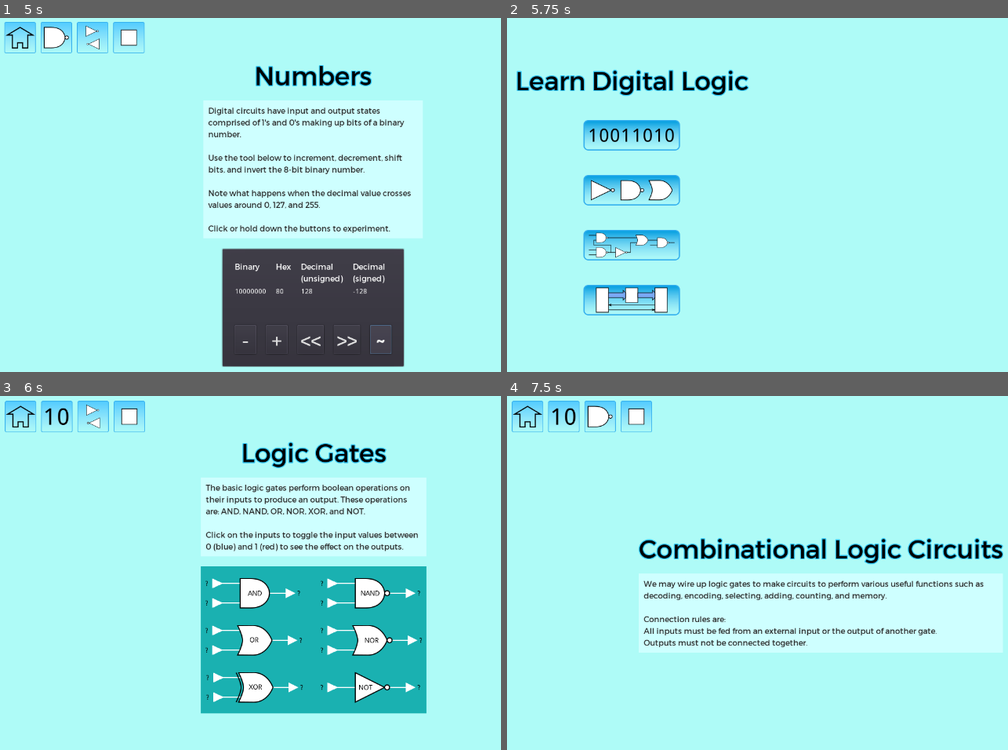
Above: before the commit, frames 1-4 (two rows, left to right).
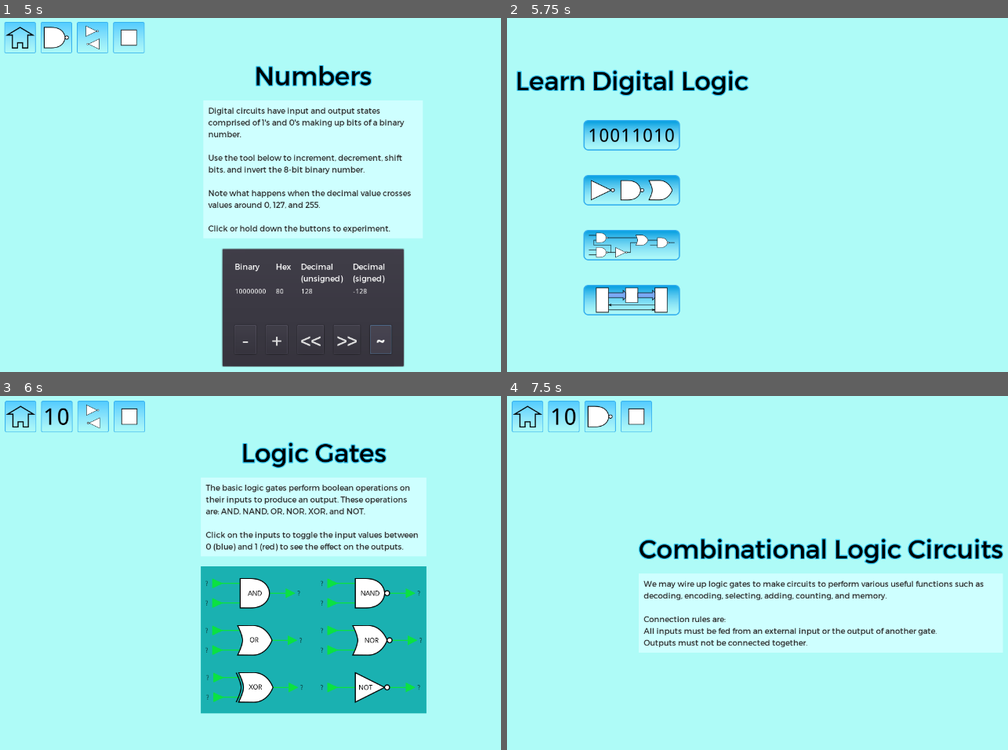
Above: after the commit, the same moments.

Repository: andrew-wilkes/digital-logic
Game: Godot game, scene res://Main.tscn
Same seed, same stepped clock (60 frames per second), same inputs: the game is played once before the commit and once after it.
Inputs (mouse positions are in pixels of both pictures, inside the frame that each line leads up to):
- Up to frame 1 (5 s): click (125, 134) at 0.5 s; click "-" at 1.25 s; click "+" at 2 s; click "<<" at 2.75 s; click ">>" at 3.5 s; click "~" at 4.25 s
- Up to frame 2 (5.75 s): click (527, 39) at 5 s
- Up to frame 3 (6 s): click (125, 569) at 5.75 s
- Up to frame 4 (7.5 s): click (527, 417) at 6.5 s; click (632, 622) at 7.25 s

Frames 1-2 are identical in both runs. In frame 3, 0.9% of the frame differs, in the area x 41-85%, y 51-87%; in frame 4, nothing differs.

Commit message:
Improve highlighting of connector pins

Diff:
--- a/game/Circuit.gd
+++ b/game/Circuit.gd
@@ -207,6 +207,8 @@
 	# Delete wire on release of mouse button
 	if event is InputEventMouseButton:
 		if g.wire &&  !event.pressed:
+			if g.wire.start_pin.wires.size() < 2:
+				g.wire.start_pin.show_it()
 			g.wire.delete()
 			g.wire = null
 		if event.pressed && event.button_index == 2:
@@ -260,9 +262,11 @@
 	if part:
 		part.highlight_pin = true
 		part.highlight_part = true
-		if part.is_ext_input and !part.dropped:
-			part.change_input_state(false) # Set level to trigger updates of states
-		part.dropped = true
+		if !part.dropped:
+			part.highlight_pins() # On first drop
+			part.dropped = true
+			if part.is_ext_input:
+				part.change_input_state(false) # Set level to trigger updates of states
 		part = null
 		call_deferred("route_all_wires")
 
@@ -287,21 +291,22 @@
 
 
 func pinclick(gate, pin):
-	if g.wire:
-		# Delete uncompleted wire
-		g.wire.delete()
-		g.wire = null
 	if pin.is_output:
 		var wire = wire_scene.instance()
 		wire.start_pin = pin
+		pin.hide_it()
 		pin.wires.append(wire)
 		g.wire = wire
 		var pos = gate.position + pin.position
 		g.wire.points = [pos, pos]
 		$Wires.add_child(wire)
 	else:
+		# It's an input pin
 		if pin.wires.size() > 0:
-			pin.wires[0].delete()
+			var w = pin.wires[0]
+			if w.start_pin.wires.size() < 2:
+				w.start_pin.show_it()
+			w.delete()
 
 
 func _draw():
--- a/game/parts/Gate.gd
+++ b/game/parts/Gate.gd
@@ -13,13 +13,13 @@
 	connect_signals()
 	var i = 0
 	for node in $Inputs.get_children():
-		pin_exit(node) # Hide
+		node.hide_it()
 		inputs.append(false)
 		node.id = i
 		connect_pin(node)
 		i += 1
-	pin_exit($Q) # Hide
 	connect_pin($Q)
+	$Q.hide_it()
 	$Q.is_output = true
 	set_output(true)
 
--- a/game/parts/Input.gd
+++ b/game/parts/Input.gd
@@ -8,7 +8,7 @@
 	connect_signals()
 	connect_pin($Q)
 	$Q.is_output = true
-	pin_exit($Q) # Hide
+	$Q.hide_it()
 
 
 func get_label():
--- a/game/parts/Output.gd
+++ b/game/parts/Output.gd
@@ -8,7 +8,7 @@
 	connect_signals()
 	var pin = $Inputs/A
 	connect_pin(pin)
-	pin_exit(pin) # Hide
+	pin.hide_it()
 
 
 func get_label():
--- a/game/parts/Part.gd
+++ b/game/parts/Part.gd
@@ -52,9 +52,15 @@
 	$Area2D.connect("input_event", self, "input_event")
 
 
+func connect_pin(node):
+	node.connect("mouse_entered", self, "pin_enter", [node])
+	node.connect("mouse_exited", self, "pin_exit", [node])
+	node.connect("input_event", self, "pin_click", [node])
+
+
 func pin_enter(pin: Pin):
 	if highlight_pin:
-		pin.get_node("Sprite").show()
+		pin.show_it()
 		# Try to attach end of wire to unconnected input pin
 		if g.wire && !pin.is_output && pin.wires.size() < 1:
 			var source_part = g.wire.start_pin.get_parent()
@@ -69,13 +75,14 @@
 				emit_signal("wire_attached", self, pin, source_part.output)
 
 
+func pin_exit(pin: Pin):
+	if highlight_pin and pin.wires.size() > 0:
+		pin.hide_it()
+
+
 func new_event():
 	for pin in $Inputs.get_children():
 		pin.reset_state_changed()
-
-
-func pin_exit(node):
-	node.get_node("Sprite").hide()
 
 
 func mouse_entered():
@@ -90,12 +97,6 @@
 		$Symbol.modulate = g.COLOR_UNDEFINED
 
 
-func connect_pin(node):
-	node.connect("mouse_entered", self, "pin_enter", [node])
-	node.connect("mouse_exited", self, "pin_exit", [node])
-	node.connect("input_event", self, "pin_click", [node])
-
-
 func pin_click(_viewport, event, _shape_idx, node):
 	if event is InputEventMouseButton && event.pressed && wireable:
 		# Click on output pin to create a new wire
@@ -104,7 +105,7 @@
 
 
 func pinclick(node):
-		emit_signal("pinclick", self, node)
+	emit_signal("pinclick", self, node)
 
 
 func change_input_state(value):
@@ -131,6 +132,13 @@
 			emit_signal("picked", self)
 		else:
 			emit_signal("dropped")
+
+
+func highlight_pins():
+	if has_node("Q"):
+		$Q.show_it()
+	for pin in $Inputs.get_children():
+		pin.show_it()
 
 
 func update_wire_positions():
--- a/game/parts/misc/Pin.gd
+++ b/game/parts/misc/Pin.gd
@@ -8,6 +8,12 @@
 var id = 0
 var was_connected_to = false
 var updated = 0
+export(Color, RGB) var color
+export(Color, RGBA) var color_a
+
+func _ready():
+	modulate = color_a
+
 
 func state_changed():
 	updated += 1
@@ -16,3 +22,19 @@
 
 func reset_state_changed():
 	updated = 0
+
+
+func show_it():
+	$Sprite.show()
+
+
+func hide_it():
+	$Sprite.hide()
+
+
+func _on_Pin_mouse_entered():
+	modulate = color
+
+
+func _on_Pin_mouse_exited():
+	modulate = color_a
--- a/game/parts/misc/Pin.tscn
+++ b/game/parts/misc/Pin.tscn
@@ -6,13 +6,17 @@
 [sub_resource type="CircleShape2D" id=1]
 
 [node name="Pin" type="Area2D"]
+modulate = Color( 0, 1, 0.0156863, 1 )
 script = ExtResource( 2 )
+color = Color( 0, 1, 0.0156863, 1 )
+color_a = Color( 0.00784314, 1, 0, 0.623529 )
 
 [node name="CollisionShape2D" type="CollisionShape2D" parent="."]
 shape = SubResource( 1 )
 
 [node name="Sprite" type="Sprite" parent="."]
-modulate = Color( 0, 1, 0.0156863, 1 )
 texture = ExtResource( 1 )
 region_enabled = true
 region_rect = Rect2( 125, 80, 20, 20 )
+[connection signal="mouse_entered" from="." to="." method="_on_Pin_mouse_entered"]
+[connection signal="mouse_exited" from="." to="." method="_on_Pin_mouse_exited"]
